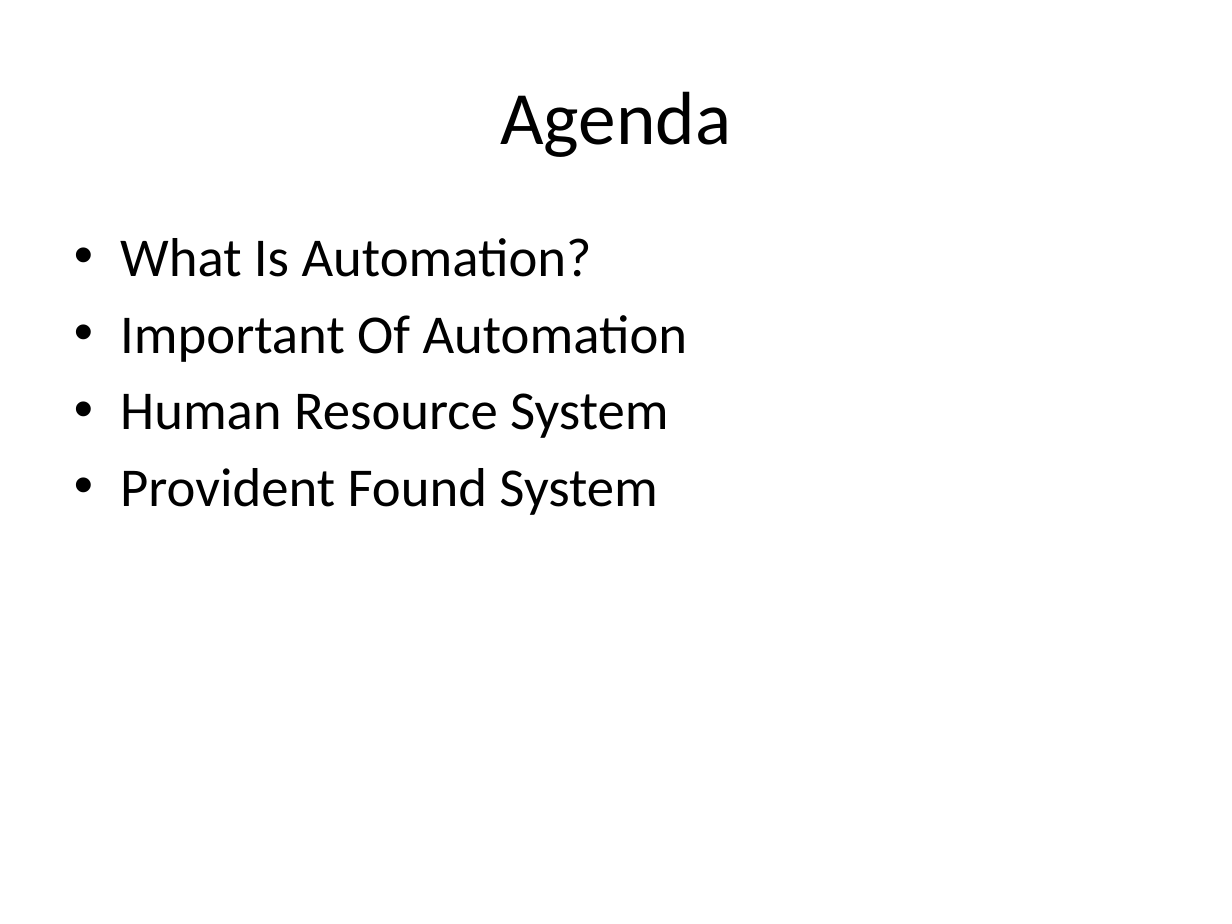
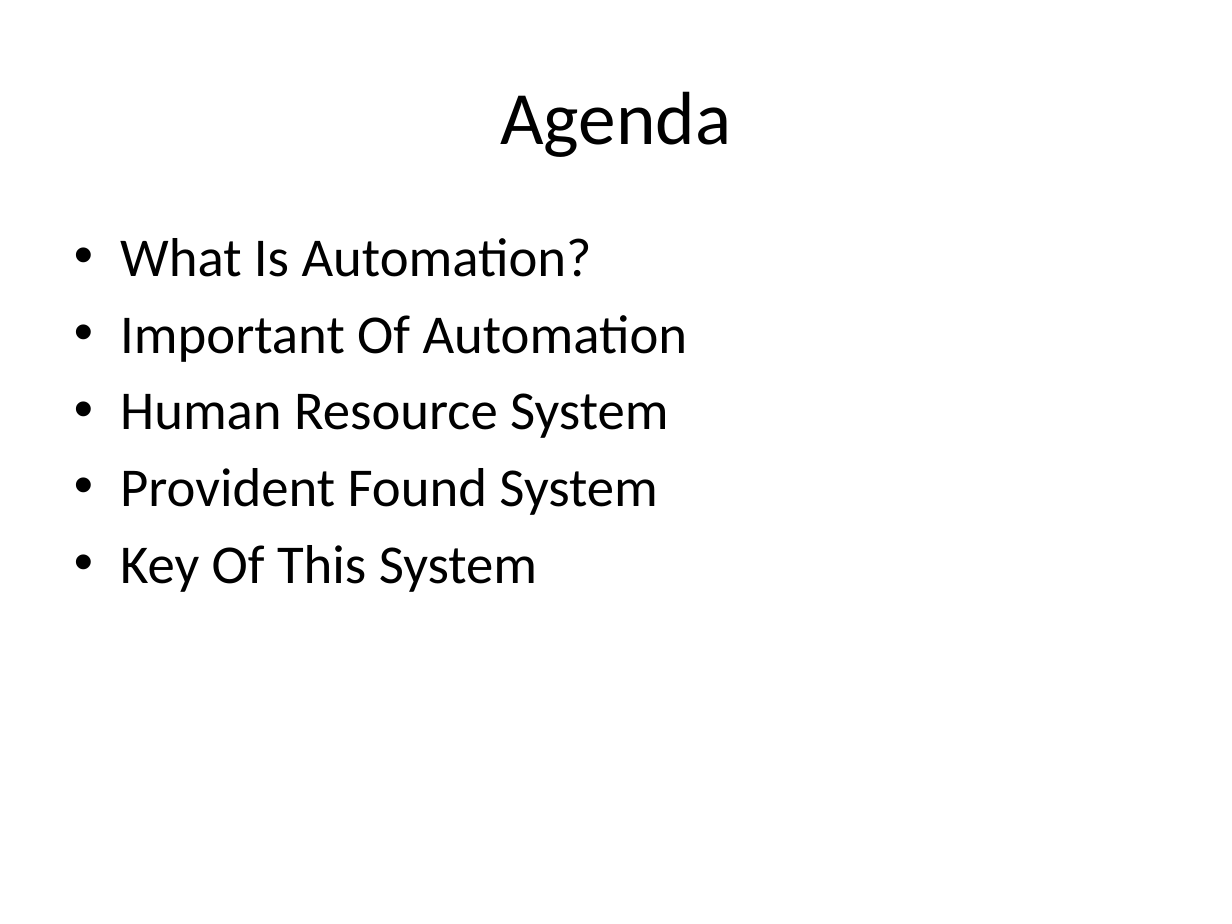
Before and after one commit to raselahmmedgit/fscd-hrpfs-docs, a slide deck: slide 2 of Proposal Docs/hr_proposal.pptx. Drawn at 1232x924 pixels with LibreOffice and Linux fonts; fonts in the diff are those of the drawing. Boxes give left, top, right and bottom in pixels: in the first picture for what was removed or moved away, otherwise in the second. Text is boxed around its words. In the diff, an @@ line names an element or a change of style, - is before the commit and + after.

```diff
--- a/Proposal Docs/hr_proposal.pptx
+++ b/Proposal Docs/hr_proposal.pptx
@@ text at box(120, 545, 537, 592): paragraph added @@
+• Key Of This System
```
Also in this commit, not shown: 1 other slide changed, 1 slide added.
